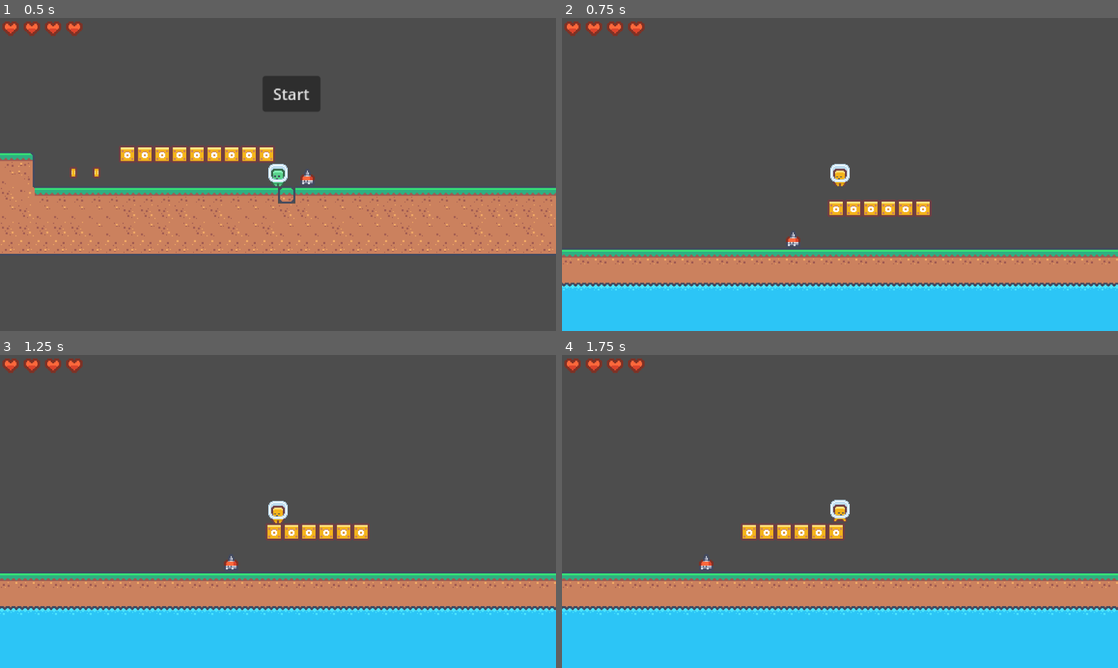
Above: before the commit, frames 1-4 (two rows, left to right).
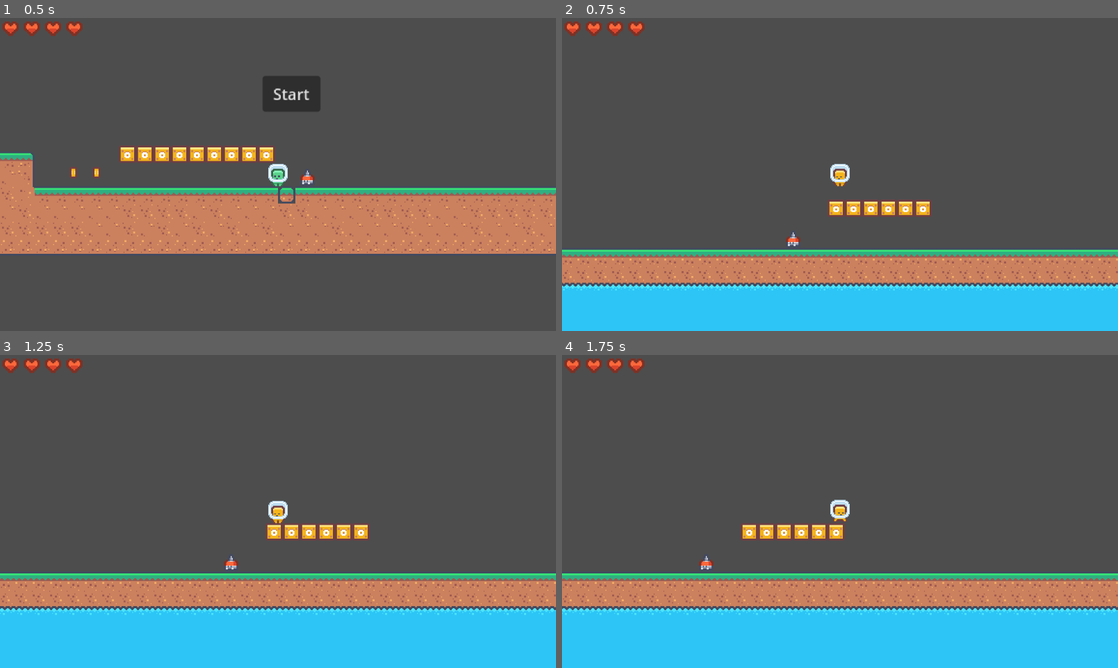
Above: after the commit, the same moments.

Repository: philipheindel/GodotPlatformer
Game: Godot game, scene res://main.tscn
Same seed, same stepped clock (60 frames per second), same inputs: the game is played once before the commit and once after it.
Inputs:
- Up to frame 1 (0.5 s): no input
- Up to frame 2 (0.75 s): click "Start" at 0.5 s
- Up to frame 3 (1.25 s): no input
- Up to frame 4 (1.75 s): tap Enter (ui_accept) at 1.25, 1.52 s; hold Right (ui_right) from 1.28 s (still down)

Frame 1 is identical in both runs. In frame 2, 0.4% of the frame differs, in the area x 0-100%, y 79-84%; in frame 3, 0.4%; in frame 4, 0.4%.

Commit message:
Re-added the texture to the all-ground tile

Diff:
--- a/levels/tile_set.tres
+++ b/levels/tile_set.tres
@@ -1649,6 +1649,7 @@
 8:2/0/terrains_peering_bit/left_side = 0
 8:2/0/terrains_peering_bit/top_side = 0
 8:2/0/terrains_peering_bit/top_right_corner = 0
+9:2/next_alternative_id = 7
 9:2/0 = 0
 9:2/0/terrain_set = 0
 9:2/0/terrain = 0
@@ -1665,6 +1666,45 @@
 9:2/0/terrains_peering_bit/top_left_corner = 0
 9:2/0/terrains_peering_bit/top_side = 0
 9:2/0/terrains_peering_bit/top_right_corner = 0
+9:2/1 = 1
+9:2/1/flip_h = true
+9:2/1/physics_layer_0/linear_velocity = Vector2(0, 0)
+9:2/1/physics_layer_0/angular_velocity = 0.0
+9:2/1/physics_layer_1/linear_velocity = Vector2(0, 0)
+9:2/1/physics_layer_1/angular_velocity = 0.0
+9:2/2 = 2
+9:2/2/flip_v = true
+9:2/2/physics_layer_0/linear_velocity = Vector2(0, 0)
+9:2/2/physics_layer_0/angular_velocity = 0.0
+9:2/2/physics_layer_1/linear_velocity = Vector2(0, 0)
+9:2/2/physics_layer_1/angular_velocity = 0.0
+9:2/3 = 3
+9:2/3/flip_h = true
+9:2/3/flip_v = true
+9:2/3/physics_layer_0/linear_velocity = Vector2(0, 0)
+9:2/3/physics_layer_0/angular_velocity = 0.0
+9:2/3/physics_layer_1/linear_velocity = Vector2(0, 0)
+9:2/3/physics_layer_1/angular_velocity = 0.0
+9:2/4 = 4
+9:2/4/transpose = true
+9:2/4/physics_layer_0/linear_velocity = Vector2(0, 0)
+9:2/4/physics_layer_0/angular_velocity = 0.0
+9:2/4/physics_layer_1/linear_velocity = Vector2(0, 0)
+9:2/4/physics_layer_1/angular_velocity = 0.0
+9:2/5 = 5
+9:2/5/flip_h = true
+9:2/5/transpose = true
+9:2/5/physics_layer_0/linear_velocity = Vector2(0, 0)
+9:2/5/physics_layer_0/angular_velocity = 0.0
+9:2/5/physics_layer_1/linear_velocity = Vector2(0, 0)
+9:2/5/physics_layer_1/angular_velocity = 0.0
+9:2/6 = 6
+9:2/6/flip_v = true
+9:2/6/transpose = true
+9:2/6/physics_layer_0/linear_velocity = Vector2(0, 0)
+9:2/6/physics_layer_0/angular_velocity = 0.0
+9:2/6/physics_layer_1/linear_velocity = Vector2(0, 0)
+9:2/6/physics_layer_1/angular_velocity = 0.0
 10:2/0 = 0
 10:2/0/terrain_set = 0
 10:2/0/terrain = 0
Binary file changed: assets/sprites/level/tilemap_grass_ground.png
